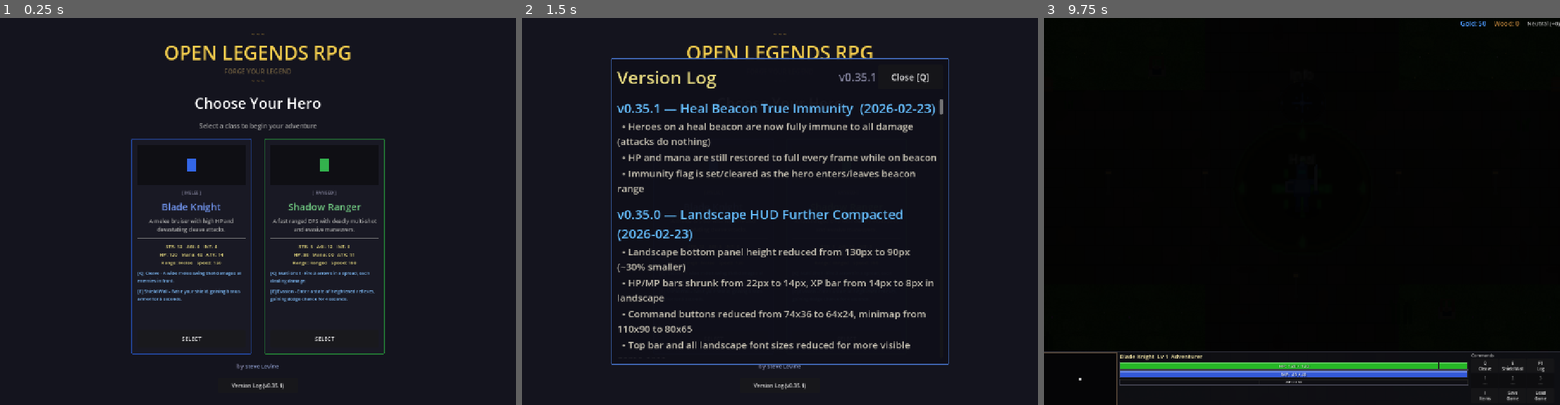
Above: before the commit, frames 1-3 (left to right).
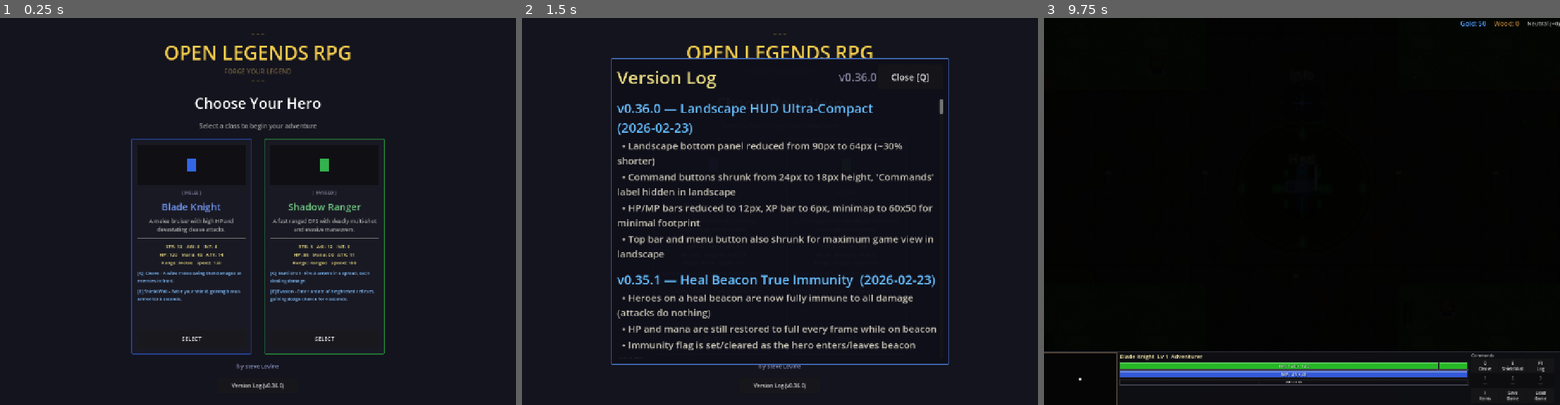
Above: after the commit, the same moments.

Repository: slxny/legends-open-rpg
Game: Godot game, scene res://scenes/main.tscn
Same seed, same stepped clock (60 frames per second), same inputs: the game is played once before the commit and once after it.
Inputs (mouse positions are in pixels of both pictures, inside the frame that each line leads up to):
- Up to frame 1 (0.25 s): no input
- Up to frame 2 (1.5 s): click "Version Log (v0.35.1)" (after the commit: "Version Log (v0.36.0)") at 0.5 s; click "SELECT" at 1.25 s
- Up to frame 3 (9.75 s): click "SELECT" at 2 s; tap Enter at 2.75, 4.25, 5.75 s; move the mouse to (1415, 192) at 2.77 s; hold D (move_right) 2.78-3.5 s; hold Q (ability_1) 2.78-3.5 s; click (1415, 192) at 2.92 s; tap Space (attack) at 3.5, 6.5 s; drag from (1198, 230) to (1276, 288) at 3.52 s; move the mouse to (1353, 126) at 4.27 s; hold D (move_right) 4.28-5 s; hold Space (attack) 4.28-5 s; drag from (1276, 288) to (1147, 153) at 5.02 s; move the mouse to (1456, 269) at 5.77 s; hold A (move_left) 5.78-6.5 s; tap 1 at 5.85 s; drag from (1147, 153) to (1224, 114) at 6.52 s; move the mouse to (1327, 211) at 7.27 s; hold S (move_down) 7.28-8 s; tap 3 at 7.35 s; click (1327, 211) at 7.42 s; drag from (1224, 114) to (1198, 230) at 8.02 s; move the mouse to (1415, 192) at 8.77 s; hold W (move_up) 8.78-9.5 s; hold Q (ability_1) 8.78-9.5 s; drag from (1198, 230) to (1276, 288) at 9.52 s

The runs differ from the first frame. In frame 1, less than 0.1% of the frame differs, in the area x 53-55%, y 94-96%; in frame 2, 11%, in the area x 18-82%, y 14-96%; in frame 3, nothing differs.

Commit message:
Compact landscape HUD: reduce bottom panel from 90px to 64px
- Bottom panel 90→64px, command buttons 24→18px, hide 'Commands' label
- HP/MP bars 14→12px, XP bar 8→6px, minimap 80x65→60x50
- Top bar 26→22px, menu button 60x22→50x18, all font sizes reduced
- Hint panel offset adjusted for shorter panel

https://claude.ai/code/session_019nVuVtJKbnkwMcUxx3Kw8F

Diff:
--- a/scenes/ui/changelog_dialog.gd
+++ b/scenes/ui/changelog_dialog.gd
@@ -9,9 +9,20 @@
 var _is_visible: bool = false
 var _is_mobile: bool = false
 
-const GAME_VERSION := "v0.35.1"
+const GAME_VERSION := "v0.36.0"
 
 const CHANGELOG: Array[Dictionary] = [
+	{
+		"version": "v0.36.0",
+		"title": "Landscape HUD Ultra-Compact",
+		"date": "2026-02-23",
+		"entries": [
+			"Landscape bottom panel reduced from 90px to 64px (~30% shorter)",
+			"Command buttons shrunk from 24px to 18px height, 'Commands' label hidden in landscape",
+			"HP/MP bars reduced to 12px, XP bar to 6px, minimap to 60x50 for minimal footprint",
+			"Top bar and menu button also shrunk for maximum game view in landscape",
+		]
+	},
 	{
 		"version": "v0.35.1",
 		"title": "Heal Beacon True Immunity",
--- a/scenes/ui/hud.gd
+++ b/scenes/ui/hud.gd
@@ -70,10 +70,10 @@
 
 	# ── Top bar: scale font sizes for readability ──
 	if is_landscape:
-		top_bar.offset_bottom = 26
-		gold_label.add_theme_font_size_override("font_size", 14)
-		wood_label.add_theme_font_size_override("font_size", 14)
-		alignment_label.add_theme_font_size_override("font_size", 12)
+		top_bar.offset_bottom = 22
+		gold_label.add_theme_font_size_override("font_size", 12)
+		wood_label.add_theme_font_size_override("font_size", 12)
+		alignment_label.add_theme_font_size_override("font_size", 10)
 	else:
 		top_bar.offset_bottom = 72
 		gold_label.add_theme_font_size_override("font_size", 44)
@@ -82,18 +82,18 @@
 
 	# ── Bottom panel: compact for landscape, taller for portrait ──
 	if is_landscape:
-		bottom_panel.offset_top = -90
-		bottom_hbox.add_theme_constant_override("separation", 3)
+		bottom_panel.offset_top = -64
+		bottom_hbox.add_theme_constant_override("separation", 2)
 	else:
 		bottom_panel.offset_top = -380
 		bottom_hbox.add_theme_constant_override("separation", 10)
 
 	# ── Unit info: compact bars in landscape ──
 	if is_landscape:
-		level_label.add_theme_font_size_override("font_size", 12)
-		hp_bar.custom_minimum_size.y = 14
-		mana_bar.custom_minimum_size.y = 14
-		xp_bar.custom_minimum_size.y = 8
+		level_label.add_theme_font_size_override("font_size", 10)
+		hp_bar.custom_minimum_size.y = 12
+		mana_bar.custom_minimum_size.y = 12
+		xp_bar.custom_minimum_size.y = 6
 		unit_info.add_theme_constant_override("separation", 1)
 	else:
 		level_label.add_theme_font_size_override("font_size", 38)
@@ -104,20 +104,20 @@
 
 	# ── Minimap: smaller in landscape to save space ──
 	if is_landscape:
-		minimap.custom_minimum_size = Vector2(80, 65)
+		minimap.custom_minimum_size = Vector2(60, 50)
 	else:
 		minimap.custom_minimum_size = Vector2(150, 150)
 
 	# ── Command card: compact in landscape ──
 	if is_landscape:
-		command_card.custom_minimum_size.x = 200
-		command_label.add_theme_font_size_override("font_size", 9)
+		command_card.custom_minimum_size.x = 190
+		command_label.visible = false
 		command_grid.add_theme_constant_override("h_separation", 1)
 		command_grid.add_theme_constant_override("v_separation", 1)
 		for child in command_grid.get_children():
 			if child is Button:
-				child.custom_minimum_size = Vector2(64, 24)
-				child.add_theme_font_size_override("font_size", 10)
+				child.custom_minimum_size = Vector2(62, 18)
+				child.add_theme_font_size_override("font_size", 9)
 	else:
 		command_card.custom_minimum_size.x = 380
 		command_label.add_theme_font_size_override("font_size", 28)
@@ -135,8 +135,8 @@
 	var menu_btn = Button.new()
 	menu_btn.text = "Menu"
 	if is_landscape:
-		menu_btn.custom_minimum_size = Vector2(60, 22)
-		menu_btn.add_theme_font_size_override("font_size", 13)
+		menu_btn.custom_minimum_size = Vector2(50, 18)
+		menu_btn.add_theme_font_size_override("font_size", 11)
 	else:
 		menu_btn.custom_minimum_size = Vector2(140, 60)
 		menu_btn.add_theme_font_size_override("font_size", 34)
@@ -627,7 +627,7 @@
 	var is_landscape_hint = vp_size_hint.x > vp_size_hint.y
 	var bottom_offset = -125.0
 	if _is_mobile:
-		bottom_offset = -140.0 if is_landscape_hint else -340.0
+		bottom_offset = -80.0 if is_landscape_hint else -340.0
 	_hint_panel.position = Vector2((screen_w - panel_w) / 2.0, bottom_offset - _hint_panel.size.y - 10)
 
 	# Fade in
